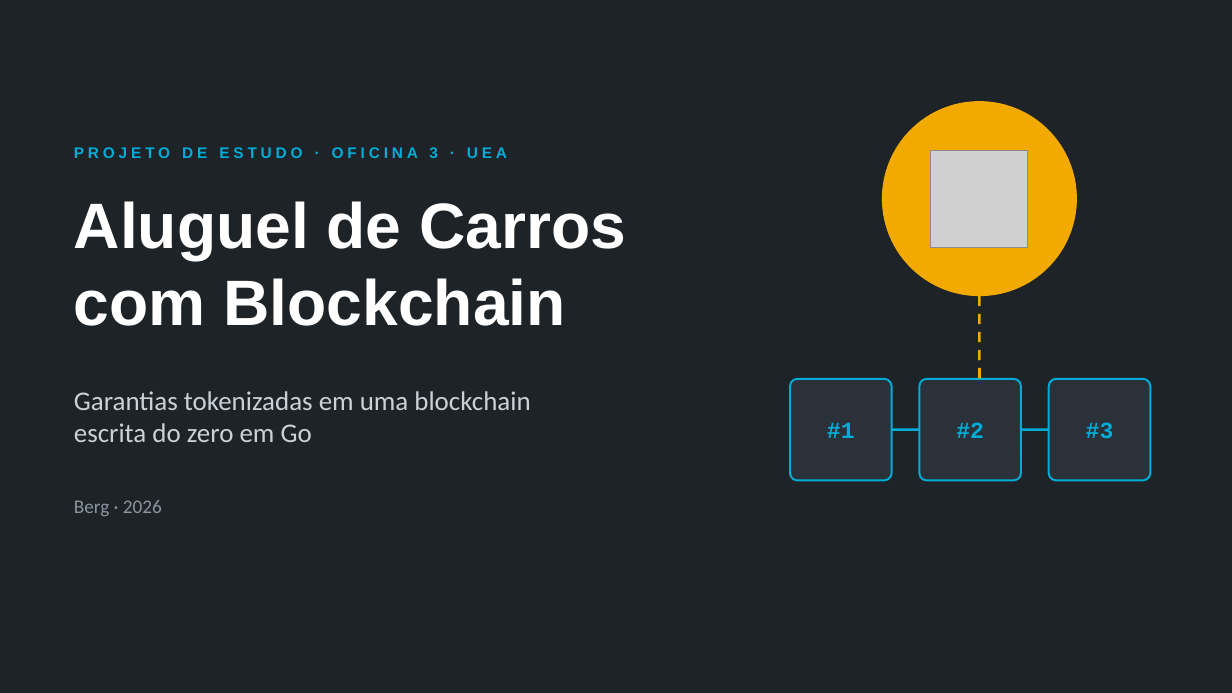
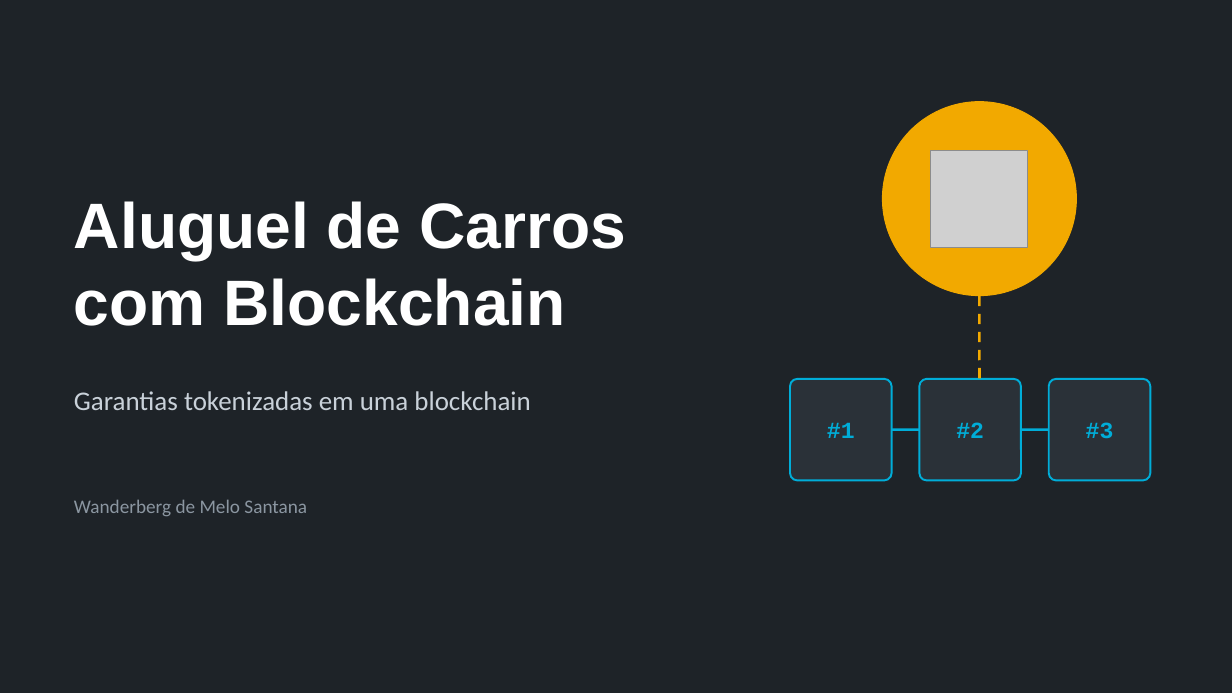
Before and after one commit to bergsantana/blockchain-tokenization, a slide deck: slide 1 of car-rental-blockchain-pt-br.pptx. Drawn at 1232x693 pixels with LibreOffice and Linux fonts; fonts in the diff are those of the drawing; grey boxes stand for pictures. Boxes give left, top, right and bottom in pixels: in the first picture for what was removed or moved away, otherwise in the second. Text is boxed around its words. In the diff, an @@ line names an element or a change of style, - is before the commit and + after.

```diff
--- a/car-rental-blockchain-pt-br.pptx
+++ b/car-rental-blockchain-pt-br.pptx
@@ text removed at (x1=74, y1=147, x2=507, y2=158) @@
-PROJETO DE ESTUDO · OFICINA 3 · UEA
@@ text at (x1=74, y1=423, x2=312, y2=442): paragraph removed @@
-escrita do zero em Go
@@ text at (x1=74, y1=499, x2=307, y2=516): text changed @@
-Berg · 2026
+Wanderberg de Melo Santana
```
Also in this commit, not shown: 7 other slides changed, 2 other files.
